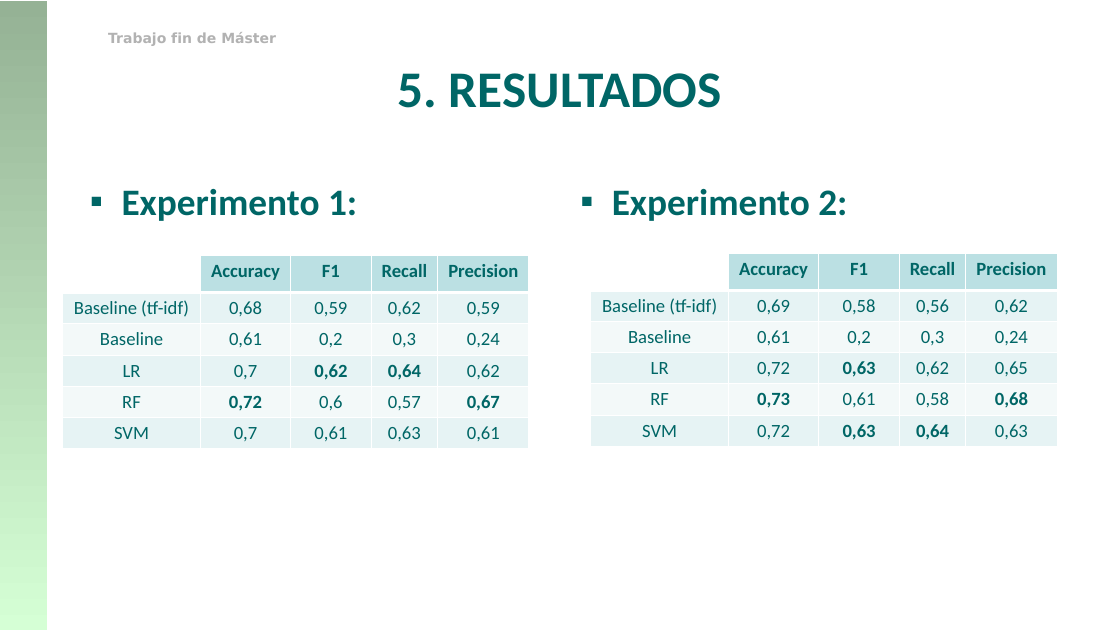
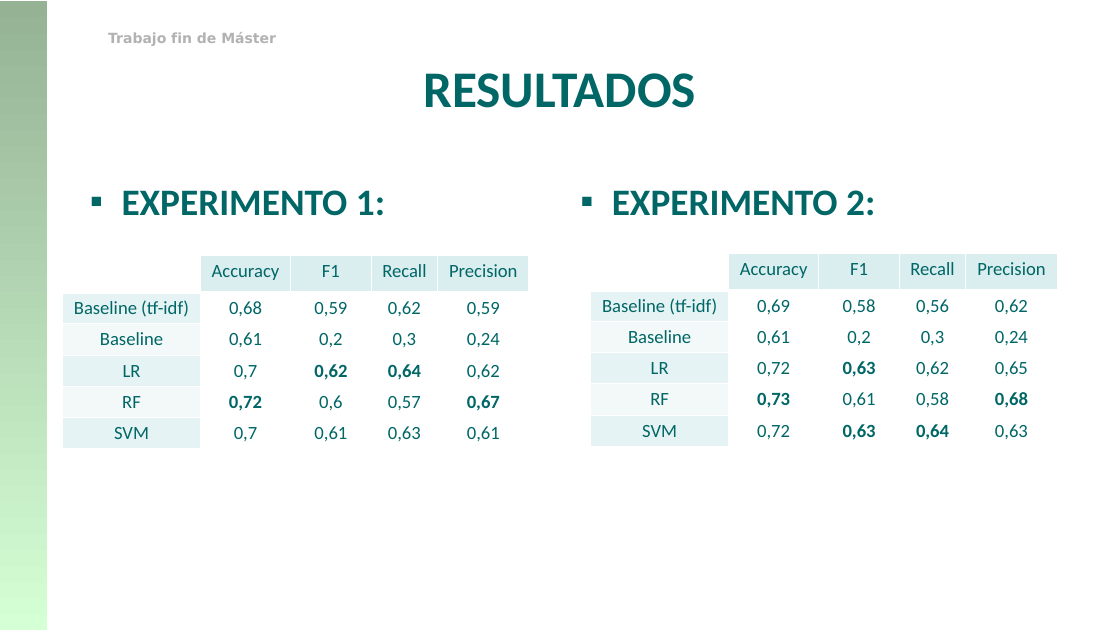
Before and after one commit to franciscorodriguez92/uned-tfm, a slide deck: slide 19 of TFM_Francisco_Rodriguez.pptx (slide 25 before the commit). Drawn at 1120x630 pixels with LibreOffice and Linux fonts; fonts in the diff are those of the drawing; background and template pictures are left out. Boxes give left, top, right and bottom in pixels: in the first picture for what was removed or moved away, otherwise in the second. Text is boxed around its words. In the diff, an @@ line names an element or a change of style, - is before the commit and + after.

```diff
--- a/TFM_Francisco_Rodriguez.pptx
+++ b/TFM_Francisco_Rodriguez.pptx
@@ text at [423,73,696,108]: text changed @@
-5. RESULTADOS
+RESULTADOS
@@ text at [122,190,385,216]: text changed @@
-▪ Experimento 1:
+▪ EXPERIMENTO 1:
@@ text at [612,190,875,216]: text changed @@
-▪ Experimento 2:
+▪ EXPERIMENTO 2:
@@ table at [63,256,530,447] @@
@@ fill #BBE0E3 to #DAEDEF in 4 cells @@
@@ fill #E7F3F4 to #FFFFFF in 12 cells @@
@@ fill #F3F9FA to #FFFFFF in 8 cells @@
@@ bold off in "Accuracy", "F1", "Recall", "Precision" @@
@@ table at [591,254,1058,444] @@
@@ fill #BBE0E3 to #DAEDEF in 4 cells @@
@@ fill #E7F3F4 to #FFFFFF in 12 cells @@
@@ fill #F3F9FA to #FFFFFF in 8 cells @@
@@ bold off in "Accuracy", "F1", "Recall", "Precision" @@
```
Also in this commit, not shown: 26 other slides changed, 14 slides added, 9 slides removed, 4 other files.
